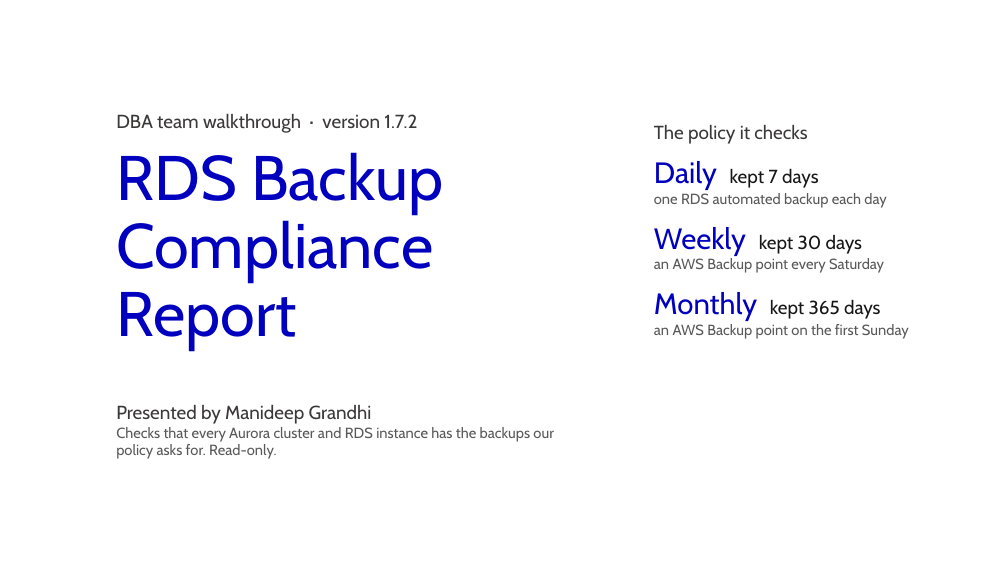
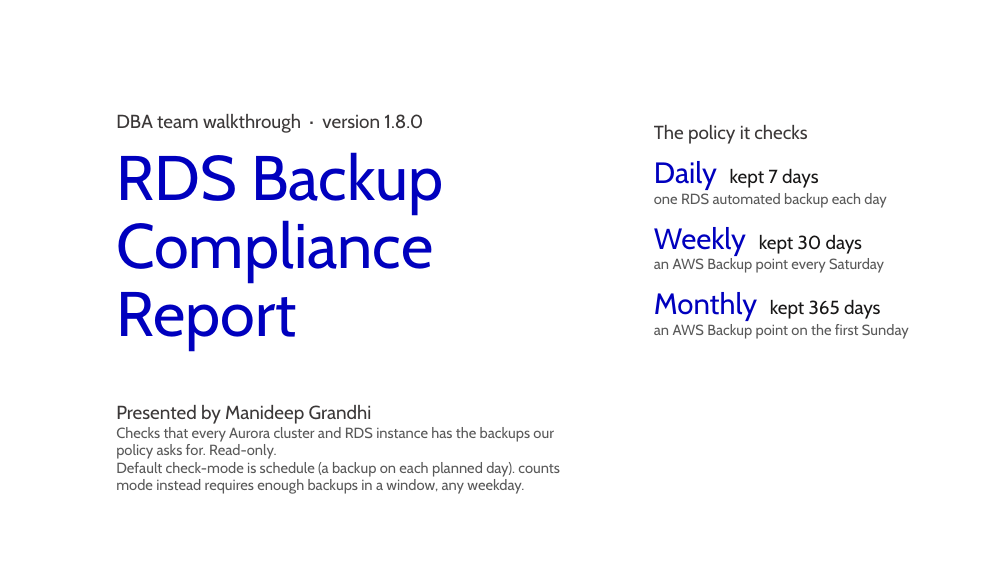
Before and after one commit to manideepgrandhi/rds-backup-compliance, a slide deck: slide 1 of docs/RDS_Backup_Compliance_Walkthrough.pptx. Drawn at 1008x567 pixels with LibreOffice and Linux fonts; fonts in the diff are those of the drawing. Boxes give left, top, right and bottom in pixels: in the first picture for what was removed or moved away, otherwise in the second. Text is boxed around its words. In the diff, an @@ line names an element or a change of style, - is before the commit and + after.

Commit message:
Walkthrough deck: refresh to v1.8.0
Update the 20-slide team deck: version 1.8.0, 44 settings, 814 checks,
alert_email.jq, check-mode and attach-* keys, and verbatim code citations
moved to the current line numbers (A4 916-925, A5 67-68 and 71-78, A6 358-364).

```diff
--- a/docs/RDS_Backup_Compliance_Walkthrough.pptx
+++ b/docs/RDS_Backup_Compliance_Walkthrough.pptx
@@ text at <box>116,114,423,133</box>: text changed @@
-DBA team walkthrough · version 1.7.2
+DBA team walkthrough · version 1.8.0
@@ text at <box>116,462,560,494</box>: paragraph added @@
+Default check-mode is schedule (a backup on each planned day). counts mode instead requires enough backups in a window, any weekday.
```
Also in this commit, not shown: 10 other slides changed.
